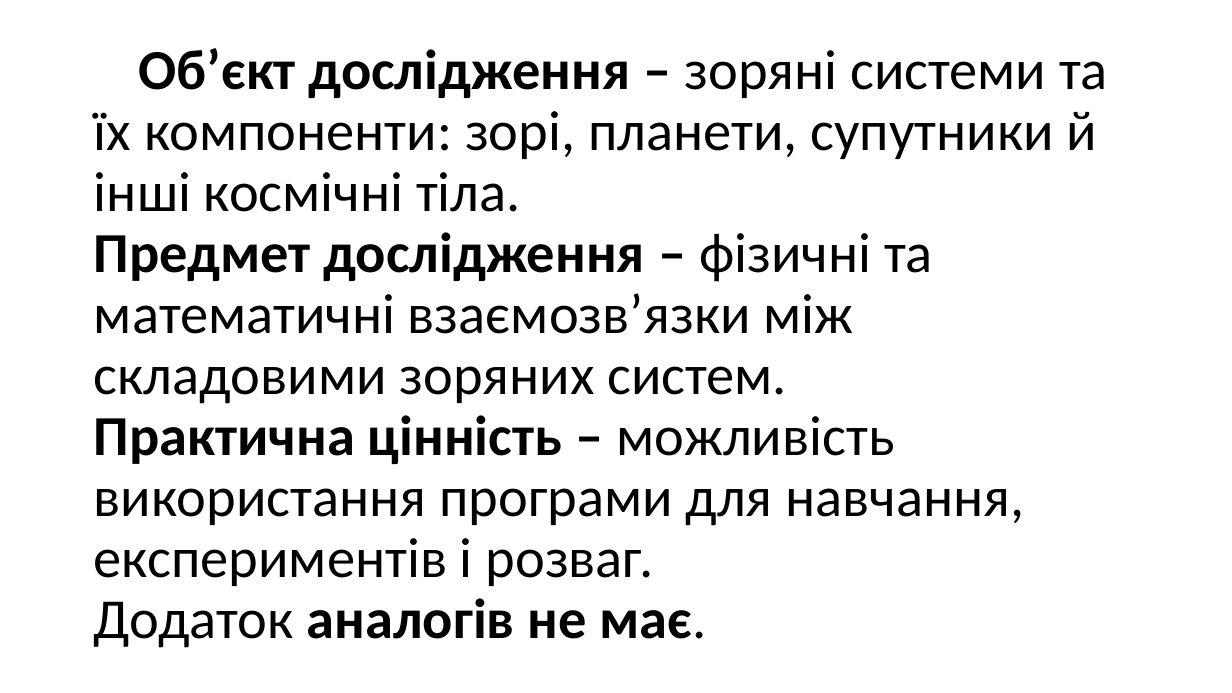
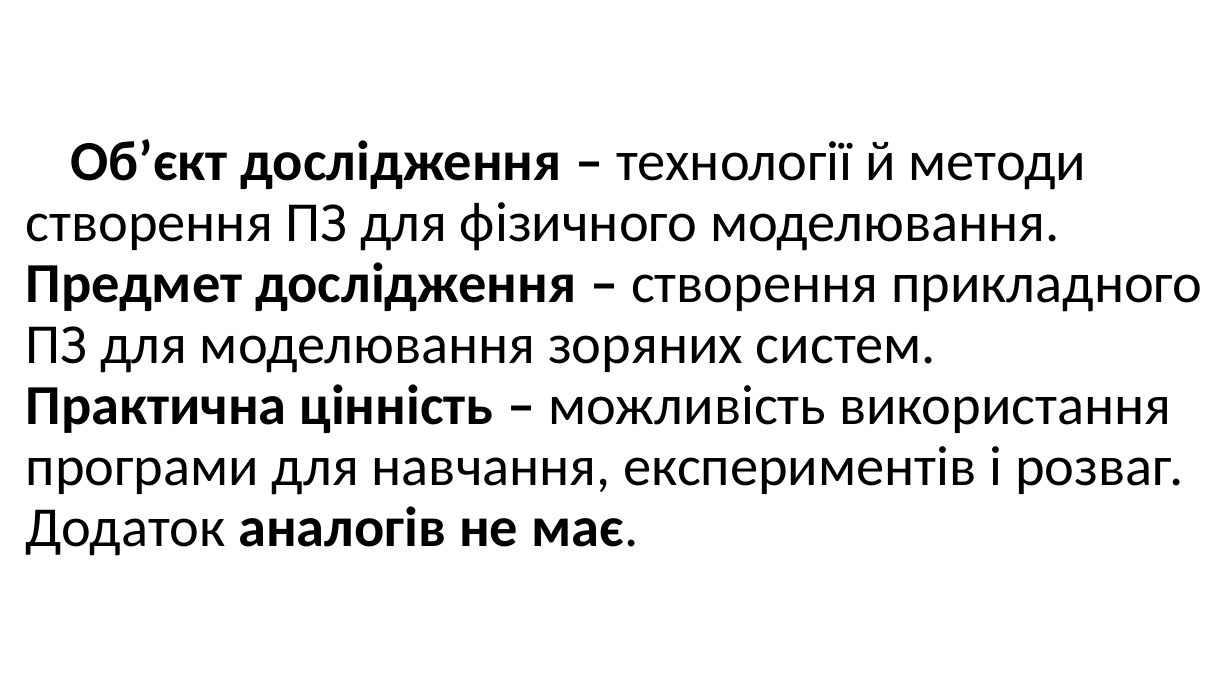
Before and after one commit to maldenol/spacepioneers, a slide deck: slide 3 of МАНУ2020.pptx. Drawn at 1232x693 pixels with LibreOffice and Linux fonts; fonts in the diff are those of the drawing; background and template pictures are left out. Boxes give left, top, right and bottom in pixels: in the first picture for what was removed or moved away, otherwise in the second. Text is boxed around its words. In the diff, an @@ line names an element or a change of style, - is before the commit and + after.

```diff
--- a/МАНУ2020.pptx
+++ b/МАНУ2020.pptx
@@ title at (26, 139, 1202, 556): text changed @@
-Об’єкт дослідження – зоряні системи та їх компоненти: зорі, планети, супутники й інші космічні тіла.
-Предмет дослідження – фізичні та математичні взаємозв’язки між складовими зоряних систем.
-Практична цінність – можливість використання програми для навчання, експериментів і розваг.
-Додаток аналогів не має.
+Об’єкт дослідження – технології й методи створення ПЗ для фізичного моделювання.
+Предмет дослідження – створення прикладного ПЗ для моделювання зоряних систем.
+Практична цінність – можливість використання програми для навчання, експериментів і розваг.
+Додаток аналогів не має.
```
Also in this commit, not shown: 11 other slides changed, 1 other file.
